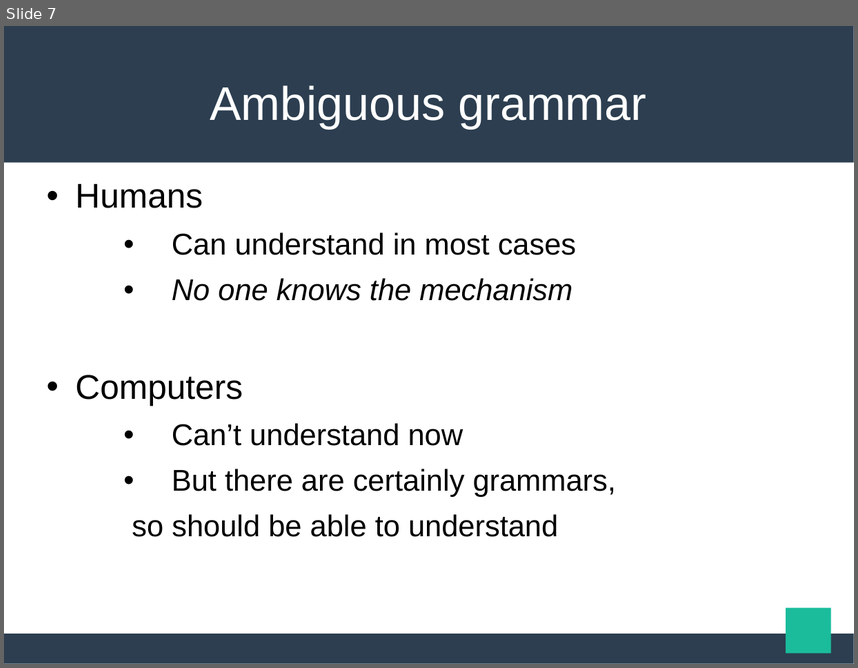
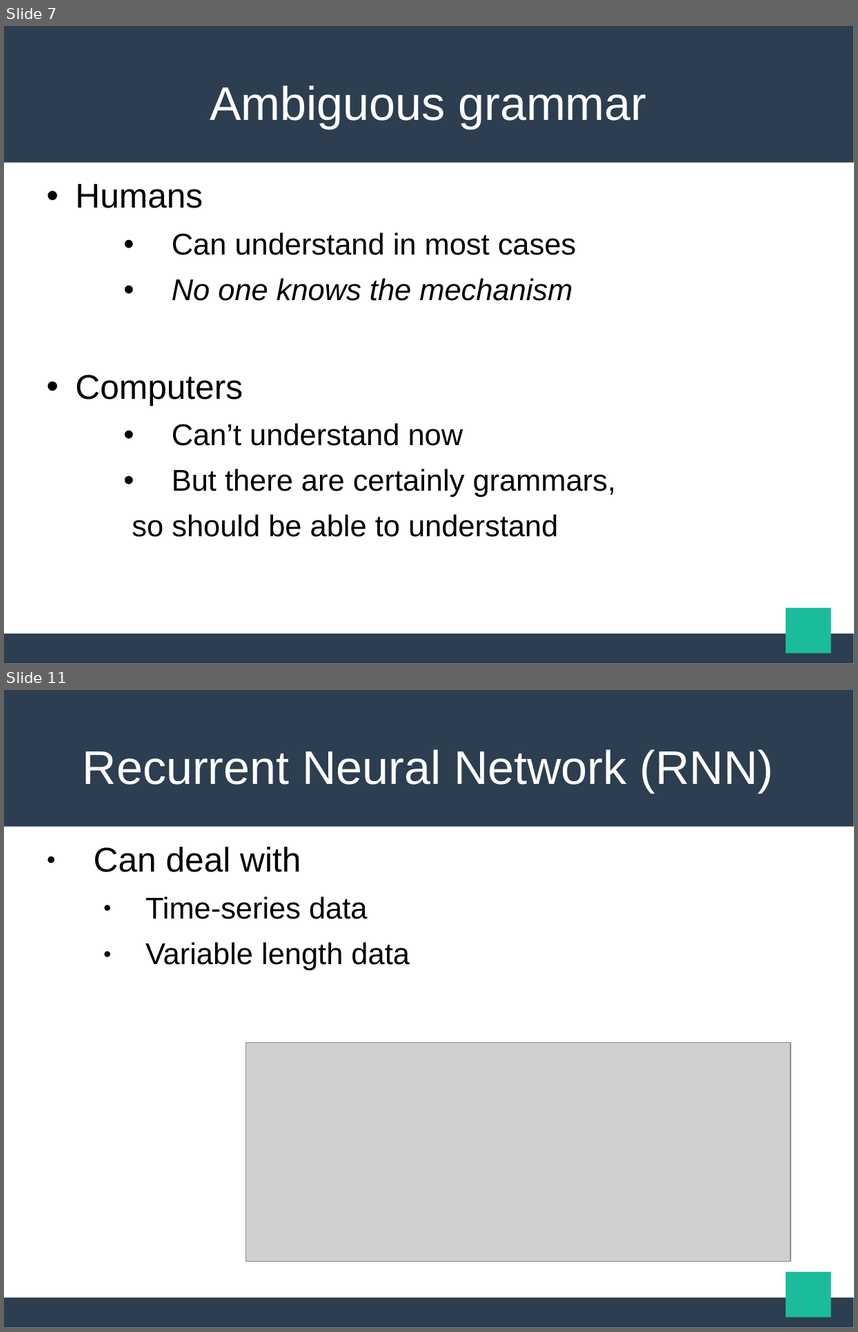
Before and after one commit to maekawatoshiki/neural-machine-translation-demo, a slide deck: NY_slide.ppt. Shown one above the other, each under a label of ours: slide 7 before the commit, slides 7 and 11 after it; the slides between them are not shown. The pictures are 858x668 and 858x1332 pixels, drawn with LibreOffice and Linux fonts; fonts in the diff are those of the drawing; grey boxes stand for pictures. Boxes give left, top, right and bottom in pixels: in the first picture for what was removed or moved away, otherwise in the second. Text is boxed around its words. In the diff, an @@ line names an element or a change of style, - is before the commit and + after.

```diff
--- a/NY_slide.ppt
+++ b/NY_slide.ppt
@@ slide 11 added at bbox=[4, 690, 854, 1328], background #FFFFFF; not listed: 3 template elements that a slide beside it also shows @@
@@ title added at bbox=[83, 749, 773, 792], 44 pt, text #FFFFFF @@
+Recurrent Neural Network (RNN)
@@ text added at bbox=[94, 847, 410, 970], 28 pt, text #000000 @@
+● Can deal with
+  ● Time-series data
+  ● Variable length data
@@ picture added at bbox=[246, 1043, 791, 1261] @@
```
Also in this commit, not shown: 2 slides changed, 4 other slides added, 2 other files.
